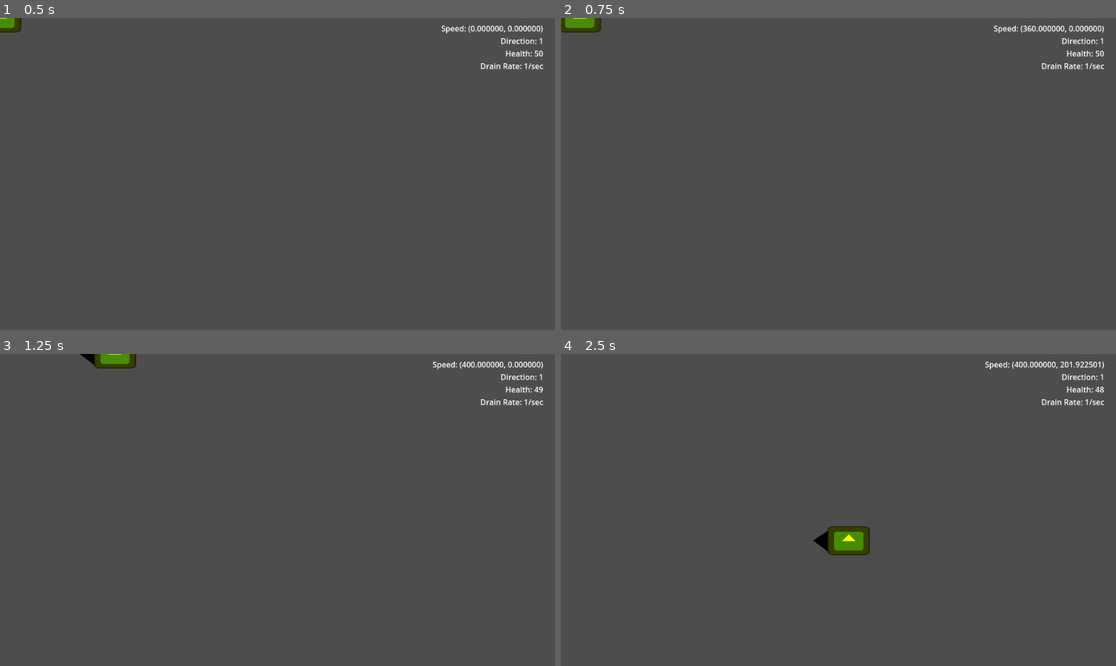
Above: before the commit, frames 1-4 (two rows, left to right).
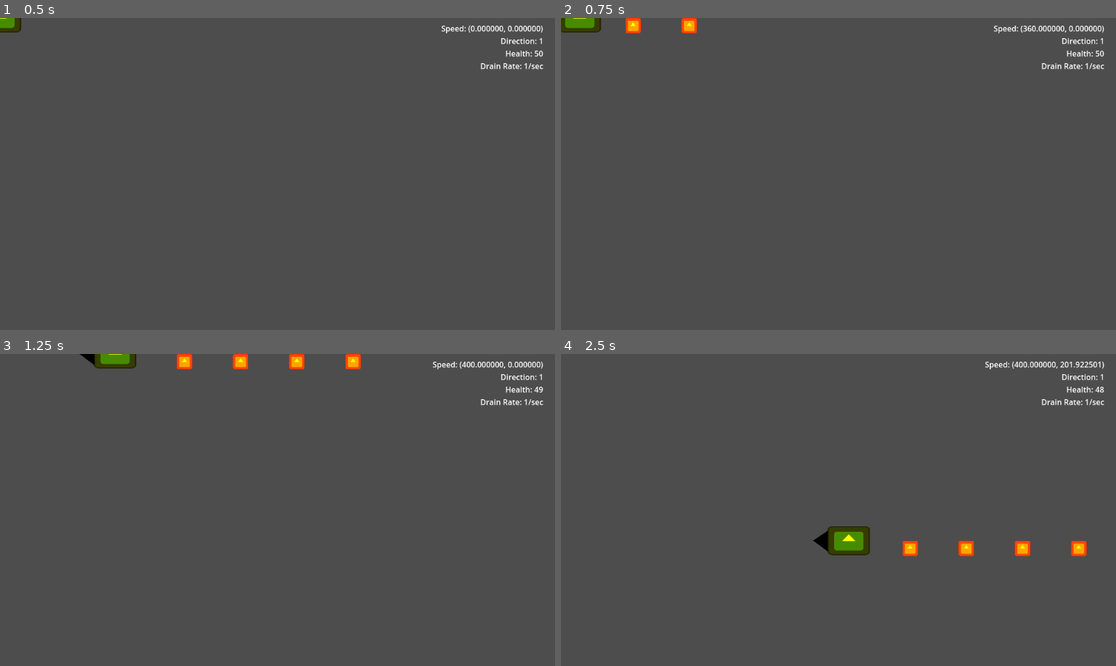
Above: after the commit, the same moments.

Repository: pkflunr/SGDA-EGD-Game-Jam-2023
Game: Godot game, scene res://Scenes/Player/player.tscn
The game is run twice, just before and just after one commit, with the same random seed, the same clock (stepped at 60 frames per second) and the same inputs. The engine's default icon, where the game draws it, is replaced by a stand-in: a white triangle on a blue panel in a dark square.
Inputs:
- Up to frame 1 (0.5 s): no input
- Up to frame 2 (0.75 s): tap Enter at 0.5 s; hold Right (player_right) from 0.53 s (still down); hold X (player_shoot) from 0.53 s (still down)
- Up to frame 3 (1.25 s): keep holding Right (player_right); keep holding X (player_shoot)
- Up to frame 4 (2.5 s): release Right (player_right) at 1.28 s; release X (player_shoot) at 1.28 s; hold Down (player_down) 1.28-2.03 s; tap X (player_shoot) at 1.35 s; hold Right (player_right) from 2.03 s (still down); hold X (player_shoot) from 2.03 s (still down)

Frame 1 is identical in both runs. In frame 2, 0.3% of the frame differs, in the area x 11-25%, y 0-5%; in frame 3, 0.6%; in frame 4, 0.6%, in the area x 61-95%, y 59-65%.

Commit message:
Basic shooting

Diff:
--- /dev/null
+++ b/Scenes/Objects/bullet.gd
@@ -0,0 +1,20 @@
+extends Area2D
+
+@export var speed = 1000
+@export var projectile_lifetime = 0.5
+@export var damage = 5
+var direction = Vector2(1, 0)
+
+func _ready():
+	$Lifetime.wait_time = projectile_lifetime
+	$Lifetime.start()
+
+func _physics_process(delta):
+	position = position + speed * direction * delta
+
+func _on_lifetime_timeout():
+	self.queue_free()
+
+func _on_body_entered(body):
+	# collision behavior
+	pass # Replace with function body.
--- /dev/null
+++ b/Scenes/Objects/bullet.tscn
@@ -0,0 +1,24 @@
+[gd_scene load_steps=4 format=3 uid="uid://bm4rf6dfamgsd"]
+
+[ext_resource type="Script" path="res://Scenes/Objects/bullet.gd" id="1_nb6cv"]
+[ext_resource type="Texture2D" uid="uid://cwjcqt5okg18t" path="res://Sprites/icon.svg" id="2_u8fjq"]
+
+[sub_resource type="RectangleShape2D" id="RectangleShape2D_yoe3d"]
+size = Vector2(32, 32)
+
+[node name="Bullet" type="Area2D"]
+script = ExtResource("1_nb6cv")
+
+[node name="Sprite2D" type="Sprite2D" parent="."]
+modulate = Color(8.88, 1.18, 0, 1)
+scale = Vector2(0.25, 0.25)
+texture = ExtResource("2_u8fjq")
+
+[node name="CollisionShape2D" type="CollisionShape2D" parent="."]
+shape = SubResource("RectangleShape2D_yoe3d")
+
+[node name="Lifetime" type="Timer" parent="."]
+one_shot = true
+
+[connection signal="body_entered" from="." to="." method="_on_body_entered"]
+[connection signal="timeout" from="Lifetime" to="." method="_on_lifetime_timeout"]
--- /dev/null
+++ b/Scenes/Objects/shooter.tscn
@@ -0,0 +1,10 @@
+[gd_scene load_steps=2 format=3 uid="uid://fxrv27sj8s4i"]
+
+[ext_resource type="Script" path="res://Shooter.gd" id="1_ttro2"]
+
+[node name="Shooter" type="Node2D"]
+script = ExtResource("1_ttro2")
+
+[node name="Cooldown" type="Timer" parent="."]
+wait_time = 0.1
+one_shot = true
--- a/Scenes/Player/player.gd
+++ b/Scenes/Player/player.gd
@@ -1,6 +1,6 @@
 extends CharacterBody2D
 
-# CONSTANTS
+# ---CONSTANTS---
 
 # movement
 const ACCELERATION = 30
@@ -10,7 +10,7 @@
 # player
 var DEFAULT_DRAIN = 1.0
 
-# VARIABLES
+# ---VARIABLES---
 
 # movement
 var direction = 1 # 1 is right, -1 is left
@@ -26,38 +26,44 @@
 	var input_x = Input.get_axis("player_left", "player_right")
 	var input_y = Input.get_axis("player_up", "player_down")
 
-	if input_x != 0:
+	if input_x != 0: # horizontal movement
 		velocity.x += input_x * ACCELERATION
 	else:
+		# taper off speed if there is no input
 		velocity.x = lerpf(velocity.x, 0, AIR_FRICTION) if abs(velocity.x) > 5 else 0
-	if input_y != 0:
+	if input_y != 0: # vertical movement
 		velocity.y += input_y * ACCELERATION
 	else:
 		velocity.y = lerpf(velocity.y, 0, AIR_FRICTION) if abs(velocity.y) > 5 else 0
 
-	velocity.x = clamp(velocity.x, -MAX_SPEED, MAX_SPEED)
-	velocity.y = clamp(velocity.y, -MAX_SPEED, MAX_SPEED)
+	# Clamp movement to maximum speed
+	velocity = Vector2(clamp(velocity.x, -MAX_SPEED, MAX_SPEED), clamp(velocity.y, -MAX_SPEED, MAX_SPEED))
 
 	# this is VERY temporary
-	if Input.is_action_just_pressed("player_left"):
+	if Input.is_action_pressed("player_left"):
 		direction = -1
 		$Sprite.scale.x = -0.688
-	if Input.is_action_just_pressed("player_right"):
+	if Input.is_action_pressed("player_right"):
 		direction = 1
 		$Sprite.scale.x = 0.688
 
+	move_and_slide()
+
+	# Check if health has drained
+	if health <= 0 or Input.is_action_pressed("restart"):
+		die()
+
 	debug_label.set_text("Speed: (%f, %f)\nDirection: %d\nHealth: %d\nDrain Rate: %d/sec" % [velocity.x, velocity.y, direction, health, drain_rate])
 
-	move_and_slide()
+func hurt(damage_value : int):
+	# take a set amount of damage
+	health -= damage_value
+	if health < 0:
+		health = 0
 
-	if health <= 0:
-		die()
-
-func die():
+func die(): # the bee is dead
 	get_tree().reload_current_scene()
 
-func _on_timer_timeout():
-	if health > 0:
-		health -= drain_rate
-		if health < 0:
-			health = 0
+func _on_drain_timer_timeout():
+	# Health drain timer
+	hurt(drain_rate)
--- a/Scenes/Player/player.tscn
+++ b/Scenes/Player/player.tscn
@@ -1,7 +1,8 @@
-[gd_scene load_steps=4 format=3 uid="uid://coj4n8nbphcla"]
+[gd_scene load_steps=5 format=3 uid="uid://coj4n8nbphcla"]
 
 [ext_resource type="Texture2D" uid="uid://cwjcqt5okg18t" path="res://Sprites/icon.svg" id="1_fnaau"]
 [ext_resource type="Script" path="res://Scenes/Player/player.gd" id="1_nx8vt"]
+[ext_resource type="PackedScene" uid="uid://fxrv27sj8s4i" path="res://Scenes/Objects/shooter.tscn" id="3_fkdis"]
 
 [sub_resource type="CapsuleShape2D" id="CapsuleShape2D_nrs8h"]
 radius = 37.0
@@ -27,8 +28,6 @@
 rotation = 1.5708
 shape = SubResource("CapsuleShape2D_nrs8h")
 
-[node name="Node2D" type="Node2D" parent="."]
-
 [node name="CanvasLayer" type="CanvasLayer" parent="."]
 
 [node name="Label" type="Label" parent="CanvasLayer"]
@@ -38,7 +37,11 @@
 offset_bottom = 113.0
 horizontal_alignment = 2
 
-[node name="Timer" type="Timer" parent="."]
+[node name="DrainTimer" type="Timer" parent="."]
 autostart = true
 
-[connection signal="timeout" from="Timer" to="." method="_on_timer_timeout"]
+[node name="Shooter" parent="." instance=ExtResource("3_fkdis")]
+position = Vector2(44, 16)
+scale = Vector2(1, 1)
+
+[connection signal="timeout" from="DrainTimer" to="." method="_on_drain_timer_timeout"]
--- /dev/null
+++ b/Shooter.gd
@@ -0,0 +1,24 @@
+extends Node2D
+
+@export var projectile: PackedScene
+@export var cooldown = 0.1
+@onready var cooldown_timer = $Cooldown
+var bullet = load("res://Scenes/Objects/bullet.tscn")
+
+# Called when the node enters the scene tree for the first time.
+func _ready():
+	cooldown_timer.wait_time = cooldown
+
+# Called every frame. 'delta' is the elapsed time since the previous frame.
+func _physics_process(delta):
+	if Input.is_action_pressed("player_shoot"):
+		fire()
+
+func fire():
+	if(!cooldown_timer.time_left):
+		var direction = Vector2(get_parent().direction, 0)
+		var b = bullet.instantiate()
+		b.direction = direction
+		var b2 = Area2D.new()
+		add_child(b)
+		cooldown_timer.start()
